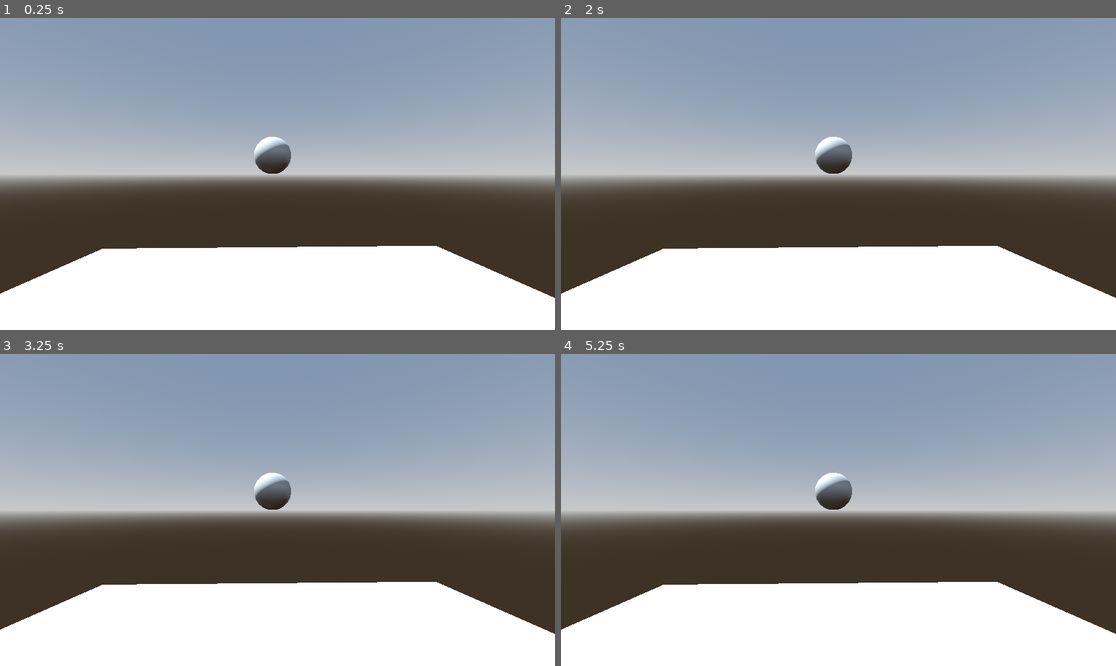
Above: before the commit, frames 1-4 (two rows, left to right).
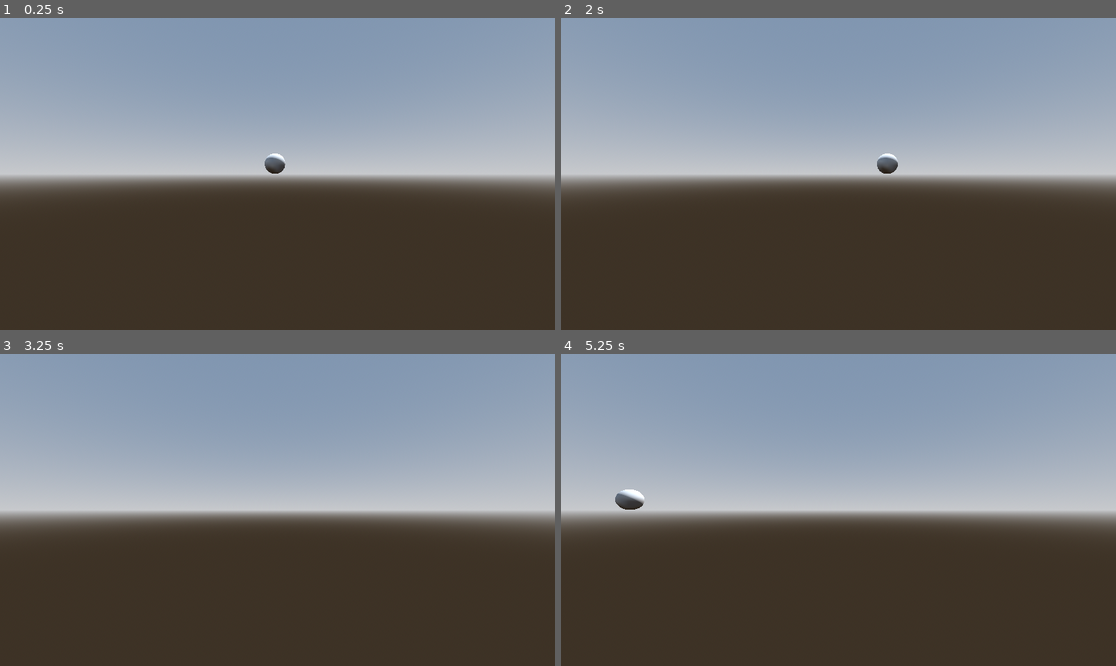
Above: after the commit, the same moments.

Repository: tautminas/sphere-in-a-maze
Game: Godot game, scene res://player.tscn
Same seed, same stepped clock (60 frames per second), same inputs: the game is played once before the commit and once after it. Before the commit the project starts from res://level_1.tscn.
Inputs:
- Up to frame 1 (0.25 s): no input
- Up to frame 2 (2 s): tap Enter at 0.5 s; hold Right (ui_right) 0.53-1.28 s; tap Space at 1.25 s; hold Left (ui_left) from 1.28 s (still down)
- Up to frame 3 (3.25 s): release Left (ui_left) at 2.03 s; hold Right (ui_right) from 2.03 s (still down); tap Enter at 2.75 s
- Up to frame 4 (5.25 s): tap Space at 3.5 s; release Right (ui_right) at 3.53 s; hold Left (ui_left) from 3.53 s (still down); tap Enter at 4.25 s

The runs differ from the first frame. In frame 1, 24% of the frame differs, in the area x 0-100%, y 38-100%; in frame 2, 24%; in frame 3, 24%; in frame 4, 24%.

Commit message:
Add controls to the player

Diff:
--- /dev/null
+++ b/player.gd
@@ -0,0 +1,9 @@
+extends Node3D
+
+# Called every frame. 'delta' is the elapsed time since the previous frame.
+func _process(delta: float) -> void:
+	if Input.is_action_pressed("ui_left"):
+		position.x -= delta * 100
+
+	if Input.is_action_pressed("ui_right"):
+		position.x += delta * 100
--- a/level_1.tscn
+++ b/player.tscn
@@ -1,4 +1,6 @@
 [gd_scene load_steps=6 format=3 uid="uid://cyhvniedkv4gs"]
+
+[ext_resource type="Script" path="res://player.gd" id="1_ummwh"]
 
 [sub_resource type="ProceduralSkyMaterial" id="ProceduralSkyMaterial_ummh1"]
 sky_horizon_color = Color(0.64625, 0.65575, 0.67075, 1)
@@ -12,14 +14,12 @@
 sky = SubResource("Sky_vuu1w")
 tonemap_mode = 2
 
-[sub_resource type="BoxMesh" id="BoxMesh_0n11k"]
-size = Vector3(100, 0.1, 100)
-
 [sub_resource type="SphereMesh" id="SphereMesh_xnhxw"]
 radius = 1.0
 height = 2.0
 
-[node name="Node3D" type="Node3D"]
+[node name="Player" type="Node3D"]
+script = ExtResource("1_ummwh")
 
 [node name="WorldEnvironment" type="WorldEnvironment" parent="."]
 environment = SubResource("Environment_lco75")
@@ -28,12 +28,10 @@
 transform = Transform3D(-0.866023, -0.433016, 0.250001, 0, 0.499998, 0.866027, -0.500003, 0.749999, -0.43301, 0, 0, 0)
 shadow_enabled = true
 
-[node name="GroundMesh" type="MeshInstance3D" parent="."]
-mesh = SubResource("BoxMesh_0n11k")
-
 [node name="SphereMesh" type="MeshInstance3D" parent="."]
 transform = Transform3D(1, 0, 0, 0, 1, 0, 0, 0, 1, 0, 23, 0)
 mesh = SubResource("SphereMesh_xnhxw")
 
 [node name="Camera3D" type="Camera3D" parent="."]
-transform = Transform3D(-0.0240832, 0, -0.99971, 0, 1, 0, 0.99971, 0, -0.0240832, -11, 22, 0)
+transform = Transform3D(0.999999, 0, -0.00150108, 0, 1, 0, 0.00150108, 0, 0.999999, 0.21076, 22, 19.7963)
+top_level = true
--- a/project.godot
+++ b/project.godot
@@ -11,7 +11,7 @@
 [application]
 
 config/name="Sphere in a Maze"
-run/main_scene="res://level_1.tscn"
+run/main_scene="res://player.tscn"
 config/features=PackedStringArray("4.2", "GL Compatibility")
 config/icon="res://icon.svg"
 
